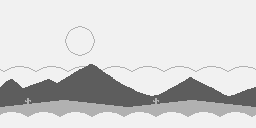
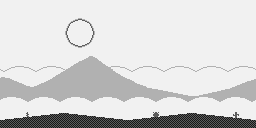
Before/after of a 256 x 128 layered artwork. What changed in the layer stack:
renamed "BigSun" to "SinRing", showed it, painted on it over [66, 19, 94, 55]
painted on "Sun2" over [65, 18, 95, 56]
added layer "SandGrit" above "BackSand" over [0, 113, 256, 128]
moved "BackSand" above "Clouds", painted on it over [0, 100, 256, 128]
moved "Clouds" above "TheDunes", painted on it over [0, 97, 256, 128]
removed layer "NewCactus" over [25, 98, 159, 104]
painted on "CloseDunes" over [0, 56, 256, 128]
hid "BackDunes" over [23, 77, 232, 119]
